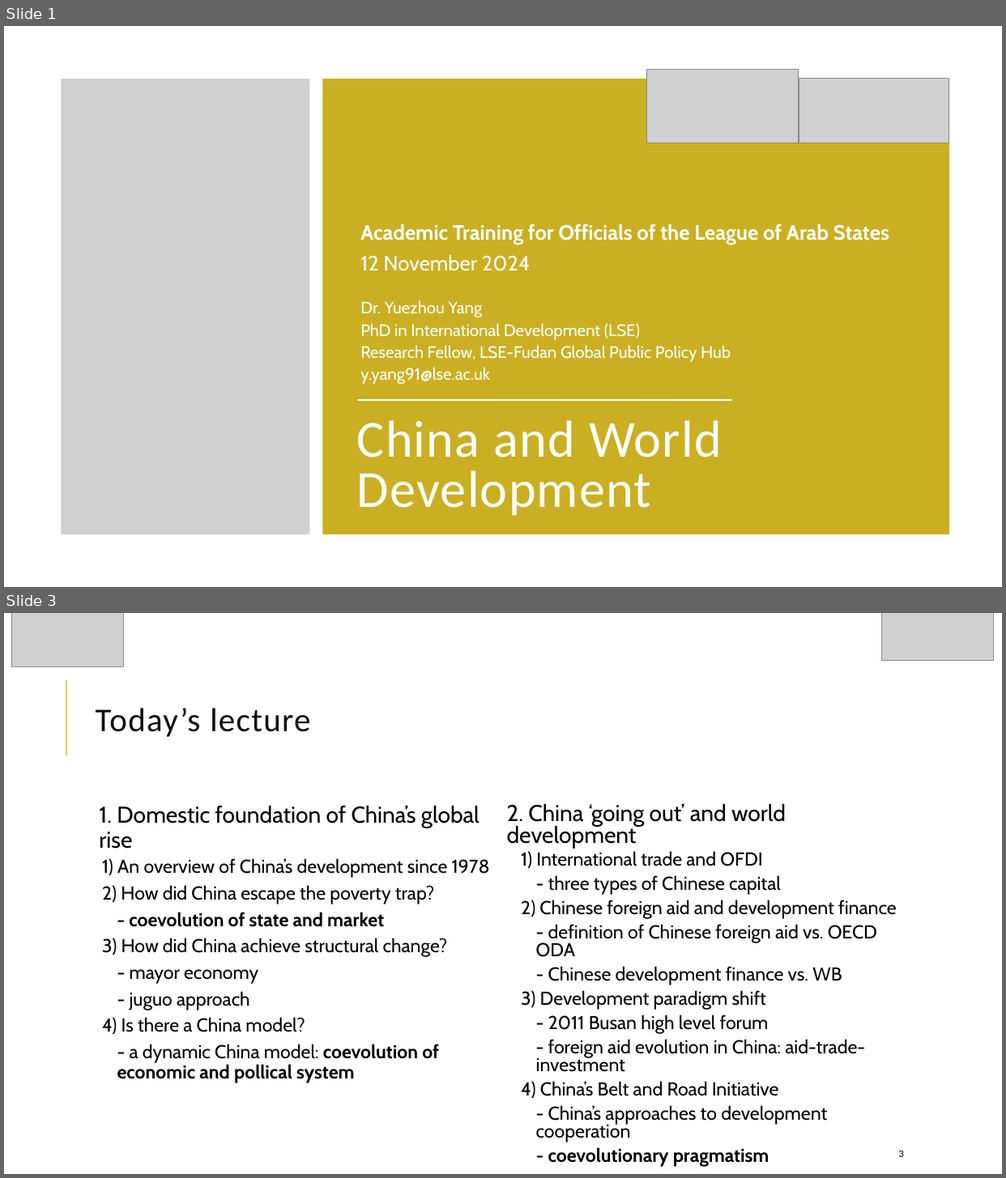
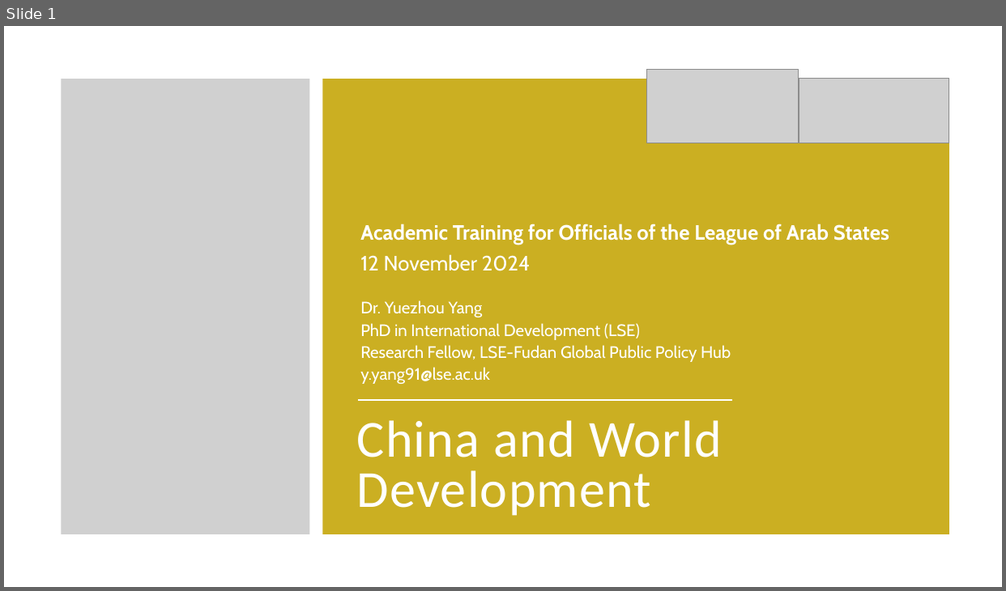
Before and after one commit to yuezhouyang/yuezhouyang.github.io, a slide deck: images/Lecturer_title.pptx. Shown one above the other, each under a label of ours: slides 1 and 3 before the commit, slide 1 after it; the slides between them are not shown. The pictures are 1006x1178 and 1006x591 pixels, drawn with LibreOffice and Linux fonts; fonts in the diff are those of the drawing; grey boxes stand for pictures. Boxes give left, top, right and bottom in pixels: in the first picture for what was removed or moved away, otherwise in the second. Text is boxed around its words. In the diff, an @@ line names an element or a change of style, - is before the commit and + after.

```diff
--- a/images/Lecturer_title.pptx
+++ b/images/Lecturer_title.pptx
@@ slide 3 removed at (4,613,1002,1174), background #FFFFFF @@
@@ picture removed at (12,613,124,667) @@
@@ picture removed at (882,613,994,661) @@
@@ line removed from (66, 756) to (66, 680) @@
@@ title removed at (96,708,310,737) @@
-Today’s lecture
@@ text removed at (99,805,490,1084) @@
-  1. Domestic foundation of China’s global rise
-  1) An overview of China’s development since 1978
-  2) How did China escape the poverty trap?
-    - coevolution of state and market
-  3) How did China achieve structural change?
-    - mayor economy
-    - juguo approach
-  4) Is there a China model?
-    - a dynamic China model: coevolution of economic and pollical system
@@ text removed at (507,803,897,1143) @@
-2. China ‘going out’ and world development
-  1) International trade and OFDI
-    - three types of Chinese capital
-  2) Chinese foreign aid and development finance
-    - definition of Chinese foreign aid vs. OECD ODA
-    - Chinese development finance vs. WB
-  3) Development paradigm shift
-    - 2011 Busan high level forum
-    - foreign aid evolution in China: aid-trade-investment
-  4) China’s Belt and Road Initiative
-    - China’s approaches to development cooperation
-    - coevolutionary pragmatism
@@ page number removed at (898,1150,903,1157) @@
-3
```
Also in this commit, not shown: 1 other slide removed, 2 other files.
